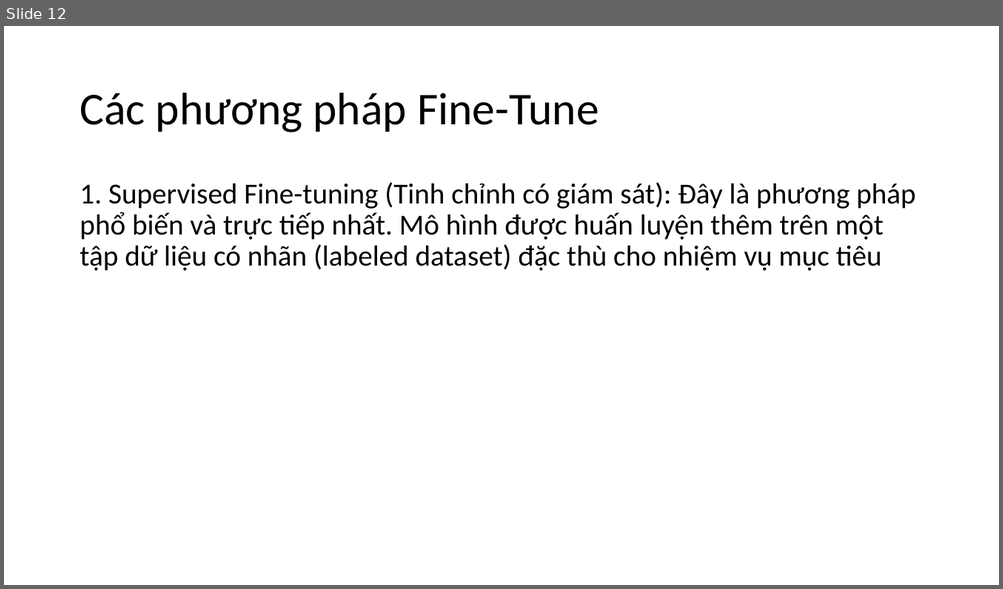
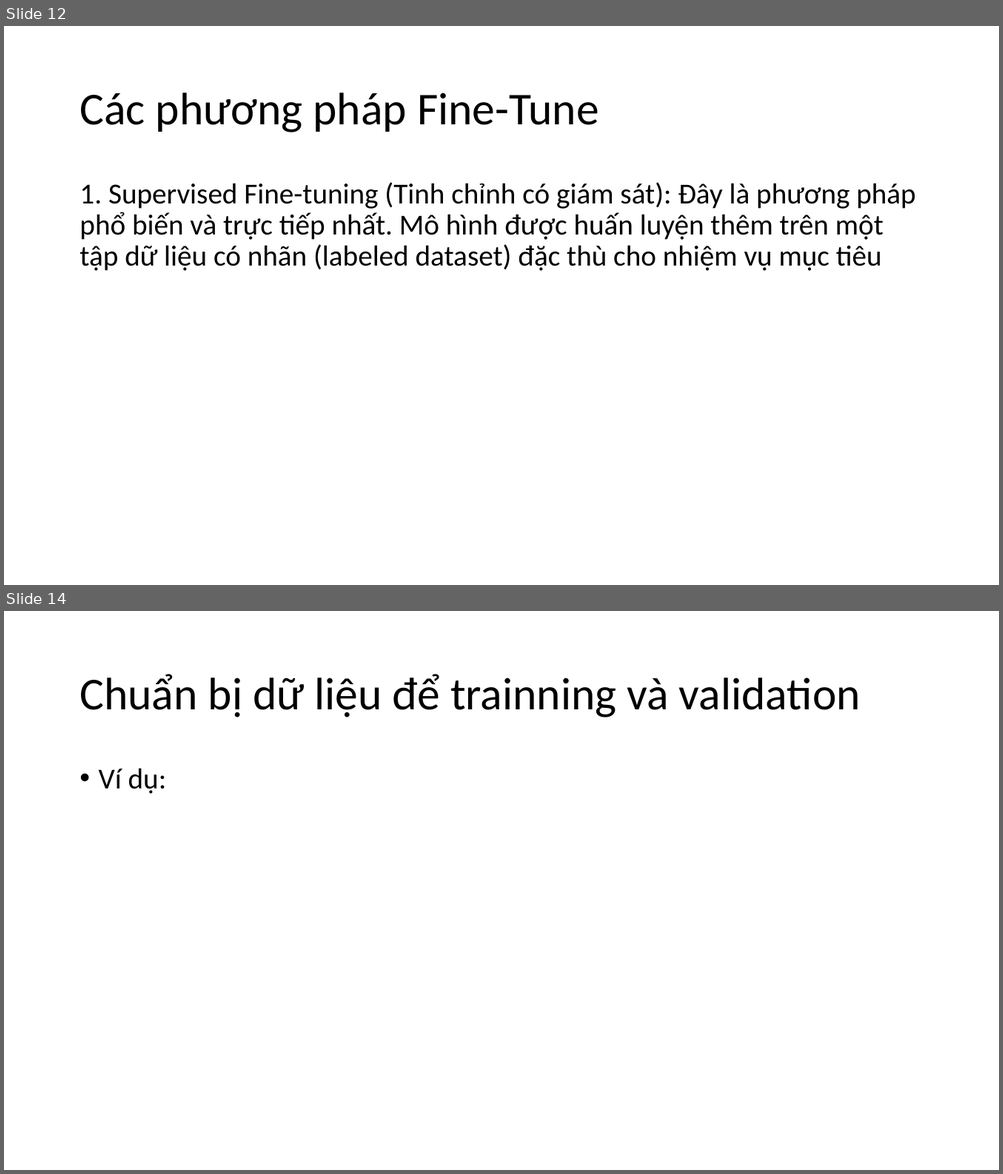
Before and after one commit to longdd90jp/sample-ai, a slide deck: fine-tune-pc/AI-Fine_Tune.pptx. Shown one above the other, each under a label of ours: slide 12 before the commit, slides 12 and 14 after it; the slides between them are not shown. The pictures are 1003x589 and 1003x1174 pixels, drawn with LibreOffice and Linux fonts; fonts in the diff are those of the drawing. Boxes give left, top, right and bottom in pixels: in the first picture for what was removed or moved away, otherwise in the second. Text is boxed around its words. In the diff, an @@ line names an element or a change of style, - is before the commit and + after.

```diff
--- a/fine-tune-pc/AI-Fine_Tune.pptx
+++ b/fine-tune-pc/AI-Fine_Tune.pptx
@@ slide 14 added at <box>4,611,999,1170</box>, background #FFFFFF @@
@@ title added at <box>79,674,860,718</box>, 44 pt, text #000000 @@
+Chuẩn bị dữ liệu để trainning và validation
@@ text added at <box>99,768,167,794</box>, 28 pt, text #000000 @@
+• Ví dụ:
```
Also in this commit, not shown: 3 other slides added, 1 slide removed.
